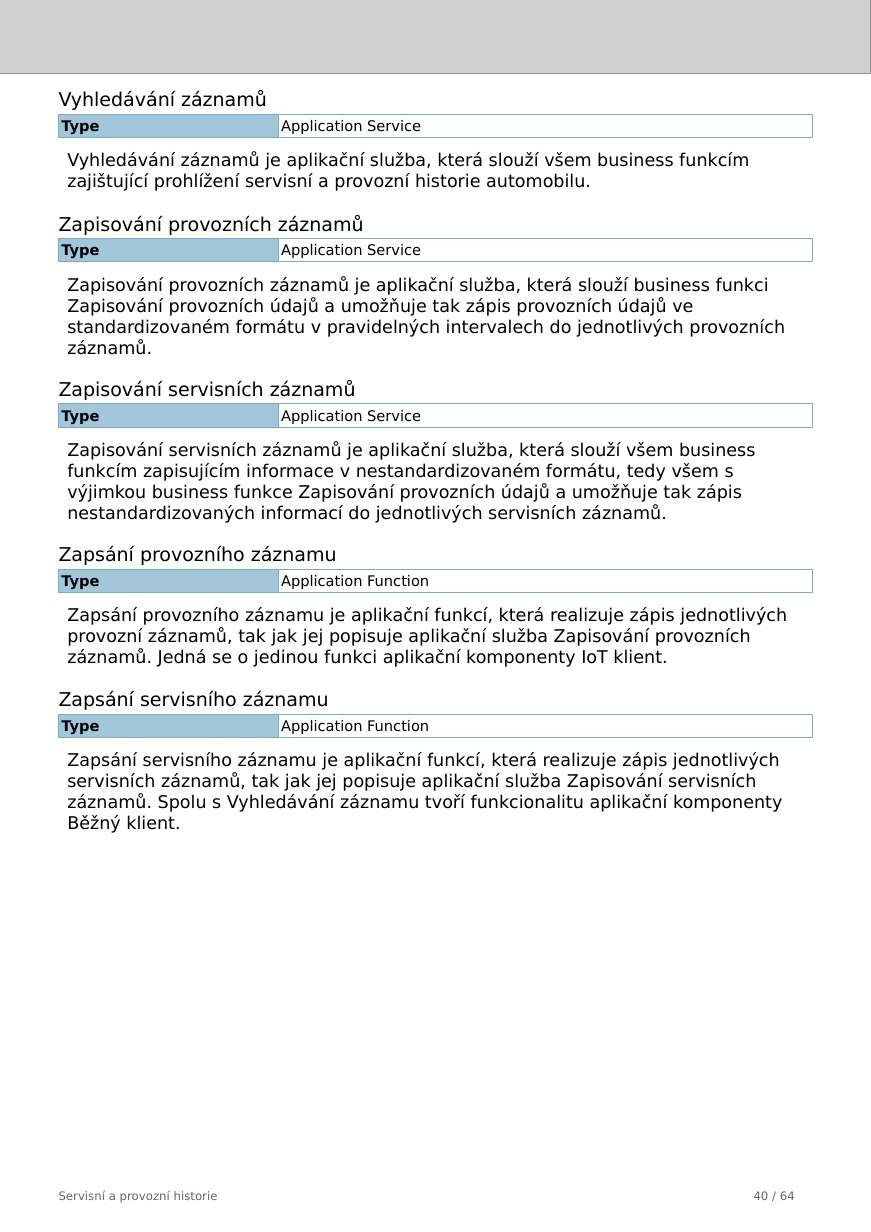
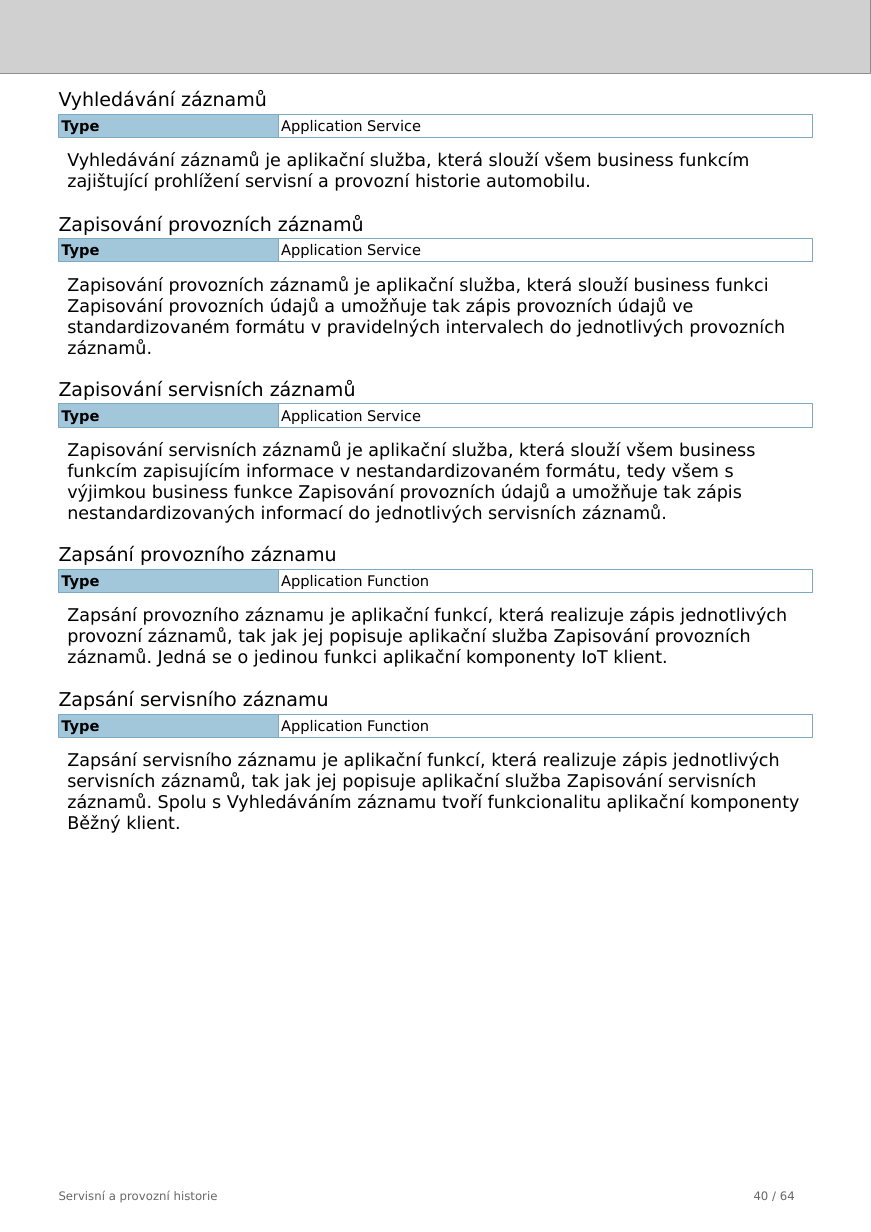
Before and after one commit to friedmannmartin/servisni_a_provozni_historie, a slide deck: slide 40 of report/jasper/servisni_a_provozni_historie.pptx. Drawn at 871x1232 pixels with LibreOffice and Linux fonts; fonts in the diff are those of the drawing; grey boxes stand for pictures. Boxes give left, top, right and bottom in pixels: in the first picture for what was removed or moved away, otherwise in the second. Text is boxed around its words. In the diff, an @@ line names an element or a change of style, - is before the commit and + after.

```diff
--- a/report/jasper/servisni_a_provozni_historie.pptx
+++ b/report/jasper/servisni_a_provozni_historie.pptx
@@ text at bbox=[67, 752, 799, 833]: text changed @@
-Zapsání servisního záznamu je aplikační funkcí, která realizuje zápis jednotlivých servisních záznamů, tak jak jej popisuje aplikační služba Zapisování servisních záznamů. Spolu s Vyhledávání záznamu tvoří funkcionalitu aplikační komponenty Běžný klient.
+Zapsání servisního záznamu je aplikační funkcí, která realizuje zápis jednotlivých servisních záznamů, tak jak jej popisuje aplikační služba Zapisování servisních záznamů. Spolu s Vyhledáváním záznamu tvoří funkcionalitu aplikační komponenty Běžný klient.
```
Also in this commit, not shown: 10 other slides changed, 5 other files.
